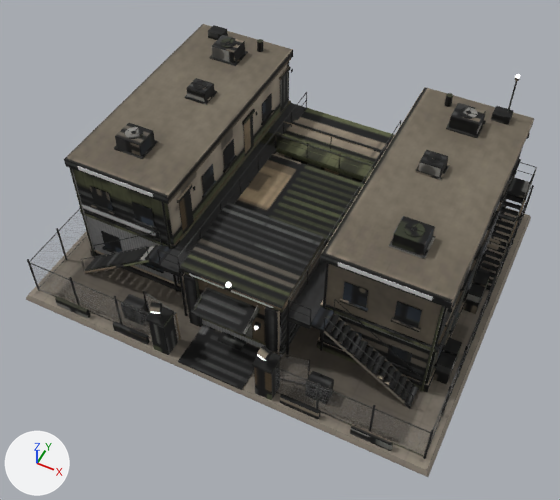
One commit to the glTF model godot/assets/units3d/barracks/barracks.glb: the scene before it, then after it.
The view is the same before and after, from a camera (50 mm lens) standing at (10.9, -23.0, 28.9) and looking at (0.4, -2.0, 2.7). The axes (+X, +Y, +Z) are drawn at lower left. The lights are the same throughout. The first picture is the older version. Vertices at exactly the same position are counted once.

Names of what the first picture shows: 'Building', 'Props'.
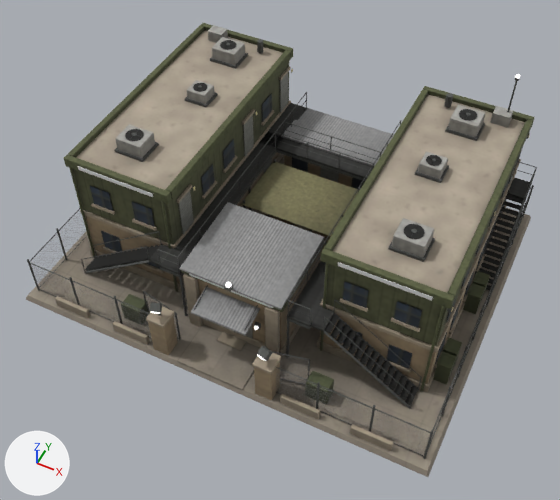
Pixel boxes [x1, y1, x2, y2] of what changed, in the pictures (560 x 500 px; the box of a moved part takes in the faces that stretch with it):
'Building', reshaped
    before: [26, 24, 537, 477]
    after: [26, 23, 537, 477]
'Props', reshaped
    before: [27, 154, 534, 459]
    after: [27, 159, 534, 459]
part 1 of me_building, added
    after: [193, 83, 207, 92]
part 2 of me_building, added
    after: [426, 155, 442, 166]
part 3 of me_building, moved or reshaped
    before: [186, 78, 215, 102]
    after: [187, 80, 215, 104]
part 4 of me_building, moved or reshaped
    before: [211, 35, 245, 63]
    after: [212, 37, 245, 65]
part 5 of me_building, moved or reshaped
    before: [418, 150, 449, 177]
    after: [418, 152, 448, 179]
part 6 of me_building, moved or reshaped
    before: [449, 103, 486, 135]
    after: [448, 105, 485, 137]
part 7 of me_building, moved or reshaped (not visible before)
    after: [76, 30, 283, 190]
part 8 of me_building, moved or reshaped (not visible before)
    after: [333, 94, 525, 293]
part 9 of me_building, moved or reshaped
    before: [321, 87, 534, 309]
    after: [321, 86, 534, 309]
part 10 of me_building, moved or reshaped
    before: [64, 24, 293, 204]
    after: [64, 23, 293, 204]
part 11 of me_building, surface changed (black to grey)
    both: [30, 25, 532, 470]
part 12 of me_props, moved or reshaped
    before: [234, 154, 364, 245]
    after: [241, 159, 361, 237]
part 13 of me_props, surface changed
    both: [38, 159, 533, 459]

Diff of the bpy script that builds the scene:
```diff
--- a/godot/assets/units3d/barracks/barracks.glb.py
+++ b/godot/assets/units3d/barracks/barracks.glb.py
@@ me_building @@
-me_building.from_pydata(...)  # 3692 vertices, 5166 faces; spans x -10.0..10.0, y -8.0..8.0, z 0.0..8.8
+me_building.from_pydata(...)  # 3796 vertices, 5346 faces; spans x -10.0..10.0, y -8.0..8.0, z 0.0..8.8
+# me_building part 1: the loose piece of 28 vertices spanning x -6.0..-5.4, y 1.7..2.3, z 7.1 is copied, and the copy is moved by (0.0, 0.0, -0.1); it spans x -6.0..-5.4, y 1.7..2.3, z 7.0
+# me_building part 2: the loose piece of 28 vertices spanning x 5.4..6.0, y 1.7..2.3, z 7.1 is copied, and the copy is moved by (0.0, 0.0, -0.1); it spans x 5.4..6.0, y 1.7..2.3, z 7.0
+# me_building part 3: the loose piece of 20 vertices spanning x -6.2..-5.2, y 1.5..2.5, z 6.6..7.1 is moved by (0.0, 0.0, -0.1)
+# me_building part 4: the loose piece of 20 vertices spanning x -6.8..-5.4, y 4.8..6.0, z 6.6..7.3 is moved by (0.0, 0.0, -0.1)
+# me_building part 5: the loose piece of 20 vertices spanning x 5.2..6.2, y 1.5..2.5, z 6.6..7.1 is moved by (0.0, 0.0, -0.1)
+# me_building part 6: the loose piece of 20 vertices spanning x 5.4..6.8, y 4.8..6.0, z 6.6..7.3 is moved by (0.0, 0.0, -0.1)
+# me_building part 7: the loose piece of 8 vertices spanning x -8.6..-3.6, y -4.3..7.2, z 6.5 is scaled about its middle by (0.955, 0.981, 25), then moved by (0.0, 0.0, -0.2)
+# me_building part 8: the loose piece of 8 vertices spanning x 3.6..8.6, y -4.3..7.2, z 6.5 is scaled about its middle by (0.955, 0.981, 25), then moved by (0.0, 0.0, -0.2)
+# me_building part 9: 93 vertices moved from x 3.5..8.7, y -4.5..7.3, z 6.5..7.3 to x 3.5..8.7, y -4.5..7.3, z 6.4..7.2; 65 vertices removed from x 3.5..8.7, y -4.5..7.3, z 6.5..7.3; 89 vertices added at x 3.5..8.7, y -4.5..7.3, z 6.2..7.2
+# me_building part 10: 89 vertices moved from x -8.7..-3.5, y -4.5..7.3, z 6.5..7.3 to x -8.7..-3.5, y -4.5..7.3, z 6.4..7.2; 65 vertices removed from x -8.7..-3.5, y -4.5..7.3, z 6.5..7.3; 89 vertices added at x -8.7..-3.5, y -4.5..7.3, z 6.2..7.2
+# me_building part 11: 4359 kept faces spanning x -9.9..9.9, y -7.9..7.9, z 0.2..8.8 get new texture (UV) coordinates
+# other edits to the shape of me_building do not show in these pictures
 me_building.materials.append(mat_bk_barracks)
@@ me_props @@
-me_props.from_pydata(...)  # 1166 vertices, 1568 faces; spans x -9.6..9.6, y -7.8..7.7, z 0.2..3.4
+me_props.from_pydata(...)  # 1164 vertices, 1568 faces; spans x -9.6..9.6, y -7.8..7.7, z 0.2..3.4
+# me_props part 12
+# 4 vertices are removed from x -3.0..3.0, y 3.2, z 3.0
+# 12 faces are deleted
+# 14 vertices in x -3.0..-2.8, y -1.0..-0.8, z 0.2..3.2 move by (0.6, 0.6, 0.0)
+# 14 vertices in x 2.8..3.0, y -1.0..-0.8, z 0.2..3.2 move by (-0.6, 0.6, 0.0)
+# 12 vertices in x -3.0..-2.8, y 3.0..3.2, z 0.2..3.2 move by (0.6, -0.2, 0.0)
+# 12 vertices in x 2.8..3.0, y 3.0..3.2, z 0.2..3.2 move by (-0.6, -0.2, 0.0)
+# 8 vertices move from x -3.0..3.0, y -1.0..3.2, z 3.0..3.2 to x -2.4..2.4, y -0.4..3.0, z 2.9..3.2
+# 2 vertices are added at (2.4, 3.0, 3.0), (-2.4, 3.0, 3.0)
+# 12 new faces join them, mat_bk_barracks (picture img_barracks_albedo)
+# me_props part 13: 1435 kept faces spanning x -9.6..9.6, y -7.8..7.7, z 0.2..3.4 get new texture (UV) coordinates
 me_props.materials.append(mat_bk_barracks)
```
